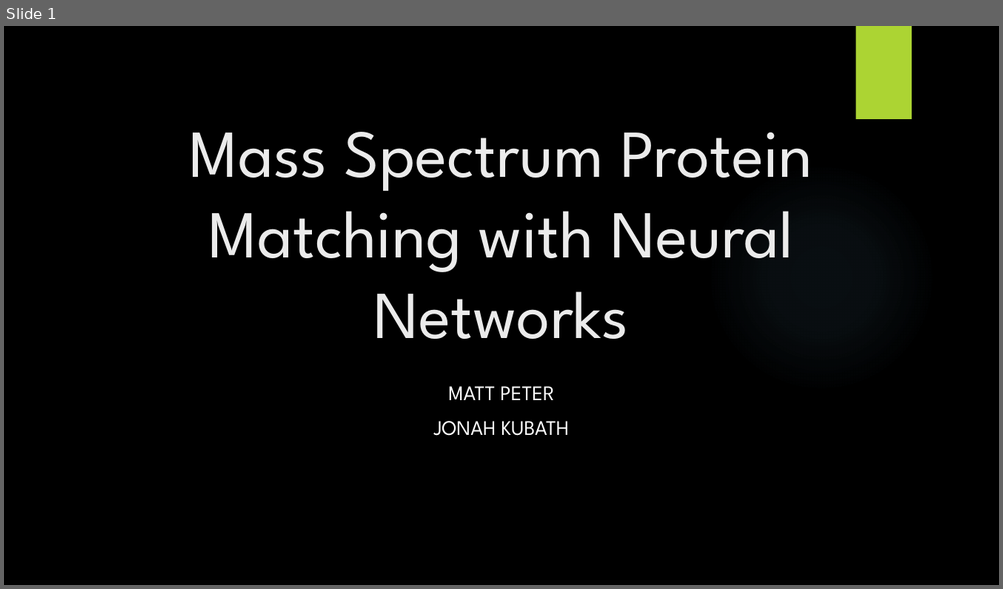
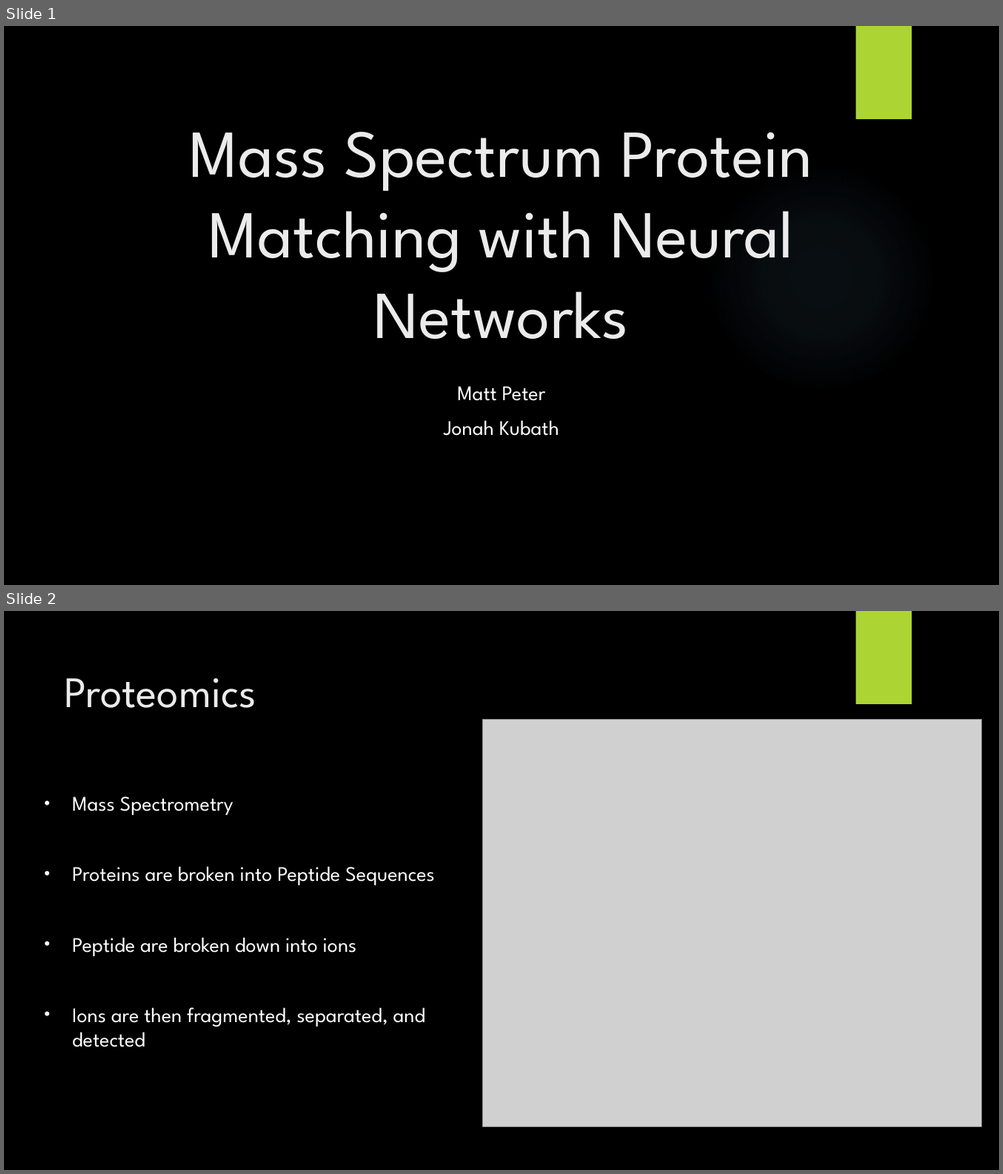
Before and after one commit to jkubath/MS2-Embeddings, a slide deck: Group7.pptx. Shown one above the other, each under a label of ours: slide 1 before the commit, slides 1 and 2 after it. The pictures are 1003x589 and 1003x1174 pixels, drawn with LibreOffice and Linux fonts; fonts in the diff are those of the drawing; grey boxes stand for pictures; background and template pictures are left out. Boxes give left, top, right and bottom in pixels: in the first picture for what was removed or moved away, otherwise in the second. Text is boxed around its words. In the diff, an @@ line names an element or a change of style, - is before the commit and + after.

Commit message:
MS2 slide

```diff
--- a/Group7.pptx
+++ b/Group7.pptx
@@ slide 2 added at bbox=[4, 611, 999, 1170], background picture (left out) @@
@@ rectangle added at bbox=[855, 611, 911, 704], fill #ACD433 @@
@@ title added at bbox=[64, 678, 256, 708], 42 pt, text #EBEBEB @@
+Proteomics
@@ picture added at bbox=[482, 720, 981, 1128] @@
@@ subtitle added at bbox=[72, 797, 435, 1048], 20 pt, text #FFFFFF @@
+• Mass Spectrometry
+• Proteins are broken into Peptide Sequences
+• Peptide are broken down into ions
+• Ions are then fragmented, separated, and detected
@@ slide 1 changed as well @@
@@ subtitle at bbox=[444, 386, 559, 436]: text changed @@
-MATT PETER
-JONAH KUBATH
+Matt Peter
+Jonah Kubath
```
Also in this commit, not shown: 1 other file.
